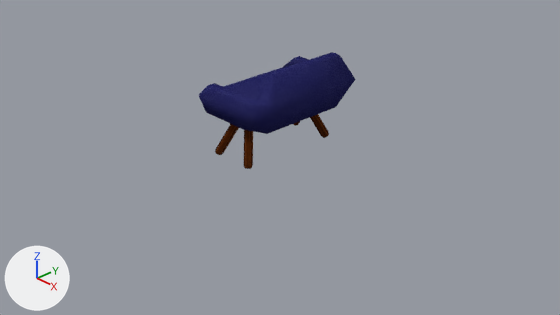
The Blender file maps/New styles/Dimensional/Andrea/1-seat Couch UV.blend, before and after one commit.
Both versions are drawn from the file's camera 'Camera'. The axes (+X, +Y, +Z) are drawn at lower left. The lights are the same throughout.

In view in the first picture: 'Mod Chair 2'.
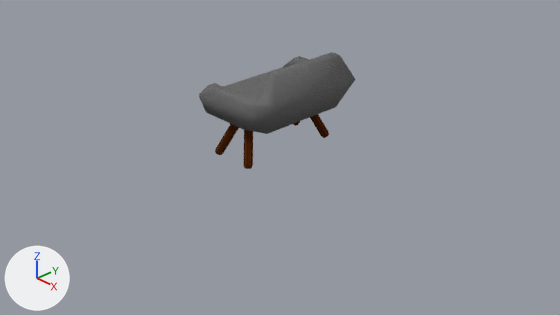
The change, as a diff of the scene's bpy script:
```diff
--- a/maps/New styles/Dimensional/Andrea/1-seat Couch UV.blend.py
+++ b/maps/New styles/Dimensional/Andrea/1-seat Couch UV.blend.py
@@ img_1_seat_couch_texture2_png @@
+img_1_seat_couch_texture2_png = load_image('1-seat Couch Texture2.png', '1-seat Couch Texture2.png', 1024, 1024, 'sRGB')
@@ mat_material @@
 mat_material = principled_material('Material')
-mat_material.texture = img_1_seat_couch_texture_png
+mat_material.texture = img_1_seat_couch_texture2_png
 mat_material.specular_ior_level = 0.0
```

Pixel boxes [x1, y1, x2, y2] of what changed, in the pictures (560 x 315 px):
'Mod Chair 2', surface changed (blue to grey): [199, 52, 355, 134] in both
